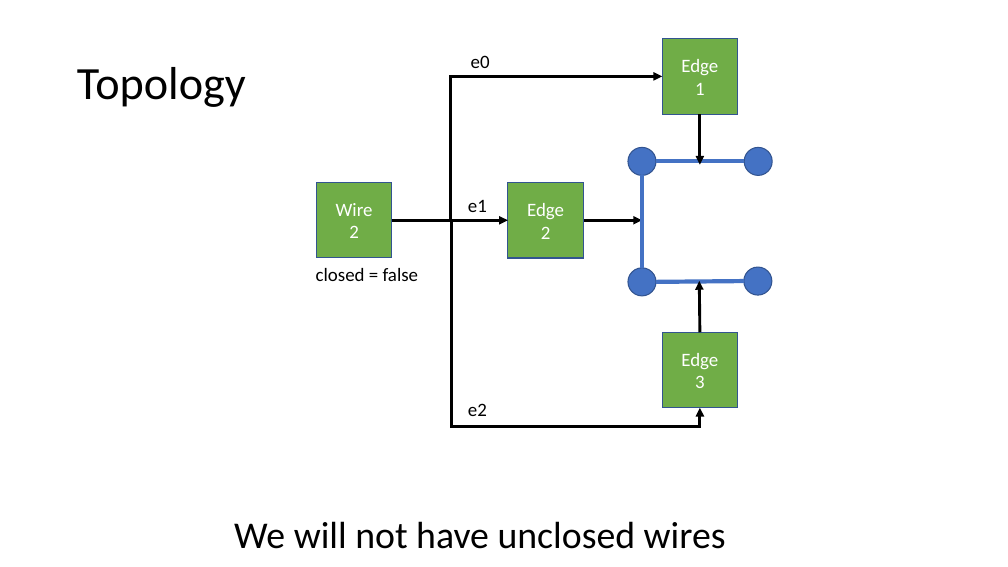
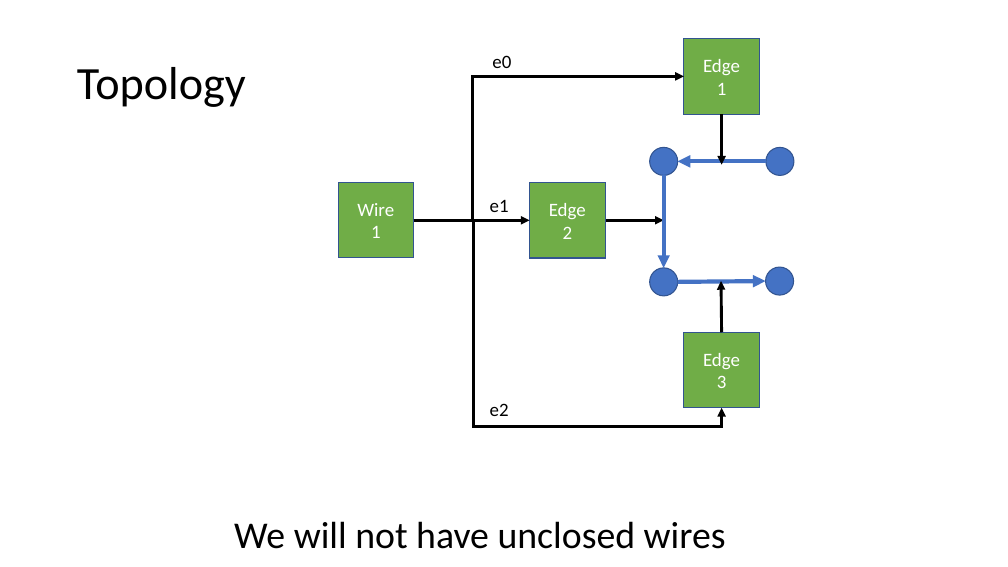
Before and after one commit to automaticmagic/topolys, a slide deck: slide 8 of design/Classes.pptx (slide 7 before the commit). Drawn at 1008x567 pixels with LibreOffice and Linux fonts; fonts in the diff are those of the drawing. Boxes give left, top, right and bottom in pixels: in the first picture for what was removed or moved away, otherwise in the second. Text is boxed around its words. In the diff, an @@ line names an element or a change of style, - is before the commit and + after.

```diff
--- a/design/Classes.pptx
+++ b/design/Classes.pptx
@@ line (664, 175) - (664, 268): line to arrow @@
@@ line (678, 161) - (766, 161): line to arrow @@
@@ 6 arrows, 4 rectangles, 4 ellipses, 3 texts, 3 elbow arrows: place and size @@
-6 arrows, 4 rectangles, 4 ellipses, 3 texts, 3 elbow arrows at bbox=[316, 39, 772, 427]
+6 arrows, 4 rectangles, 4 ellipses, 3 texts, 3 elbow arrows at bbox=[338, 39, 794, 427]
@@ text in rectangle at bbox=[371, 226, 381, 238]: text changed @@
-2
+1
@@ text removed at bbox=[316, 268, 419, 281] @@
-closed = false
@@ line (766, 281) - (678, 282): line to arrow @@
```
Also in this commit, not shown: 7 other slides changed, 1 slide added, 2 slides removed, 5 other files.
